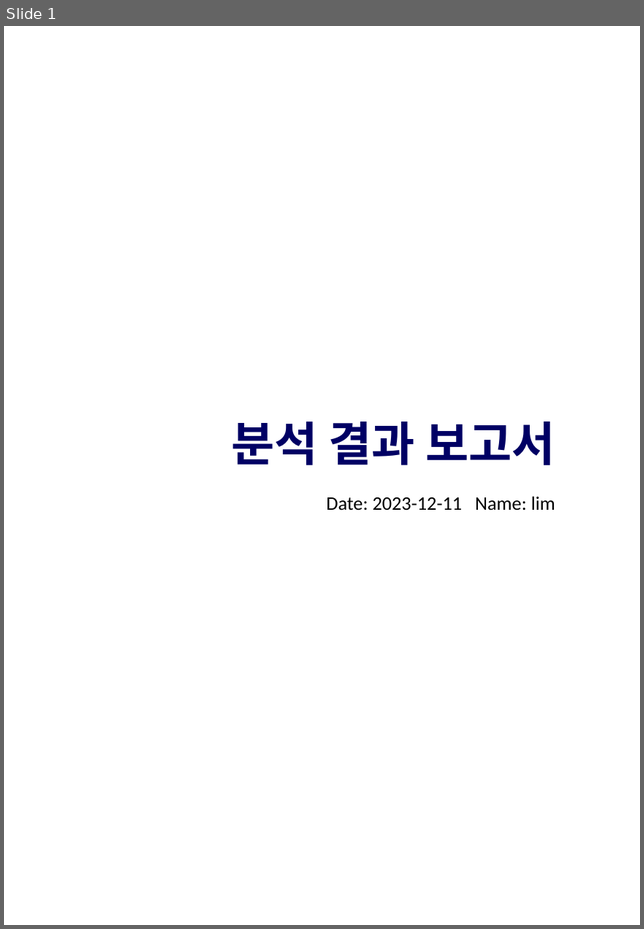
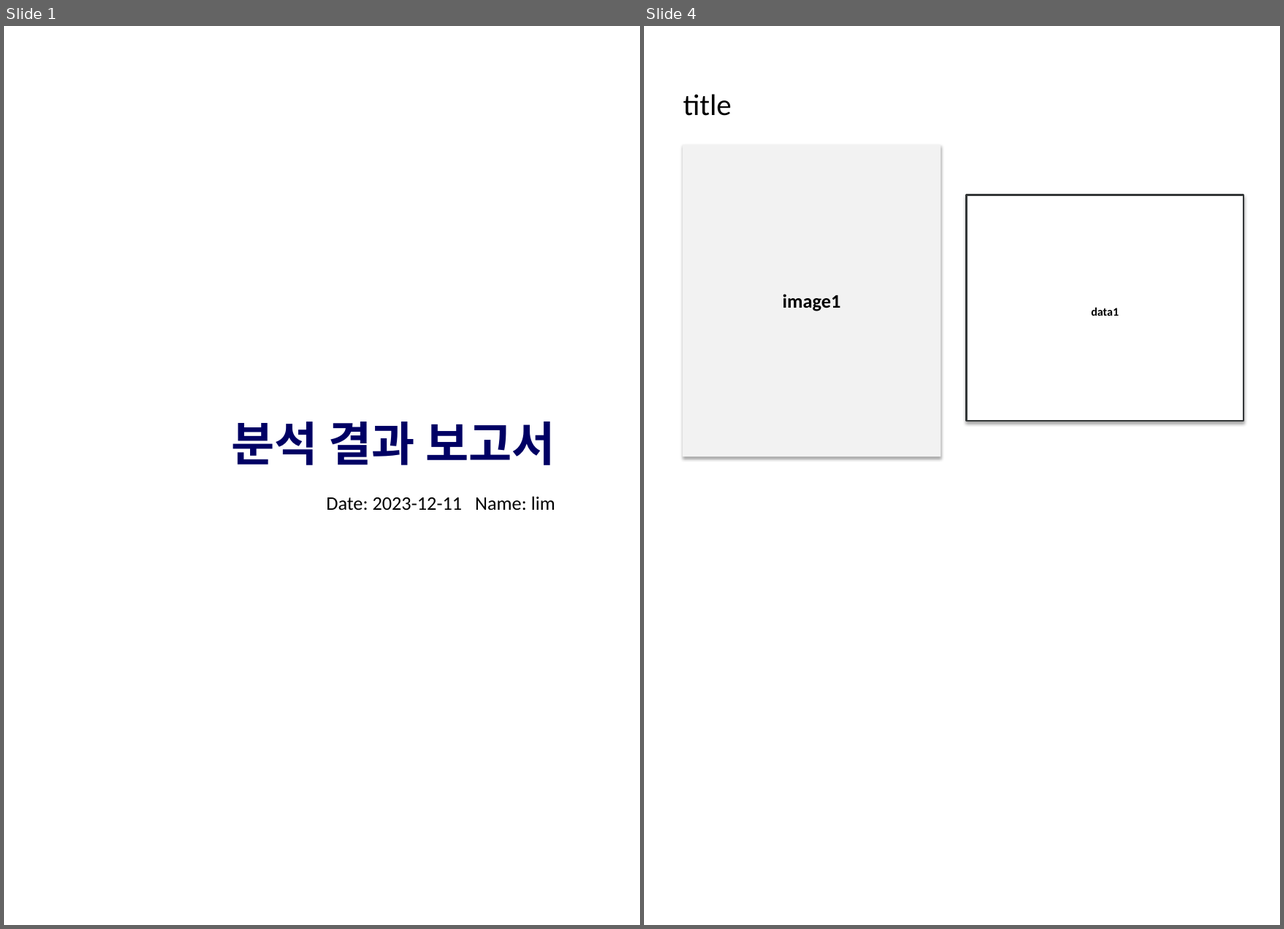
Before and after one commit to limsomi/BoB-bokgumagic, a slide deck: sample.pptx. Shown side by side, each under a label of ours: slide 1 before the commit, slides 1 and 4 after it; the slides between them are not shown. The pictures are 644x929 and 1284x929 pixels, drawn with LibreOffice and Linux fonts; fonts in the diff are those of the drawing; background and template pictures are left out. Boxes give left, top, right and bottom in pixels: in the first picture for what was removed or moved away, otherwise in the second. Text is boxed around its words. In the diff, an @@ line names an element or a change of style, - is before the commit and + after.

```diff
--- a/sample.pptx
+++ b/sample.pptx
@@ slide 4 added at [644,26,1280,925], background #FFFFFF @@
@@ text added at [683,94,732,116], 28 pt, text #000000 @@
+title
@@ rectangle added at [683,144,941,457], fill #F2F2F2, 18 pt, text #000000, bold @@
+image1
@@ rectangle added at [966,195,1243,421], fill #FFFFFF, outline #343738 1.5 pt, 11 pt, text #000000, bold @@
+data1
```
Also in this commit, not shown: 11 other slides added, 6 slides removed, 9 other files.
